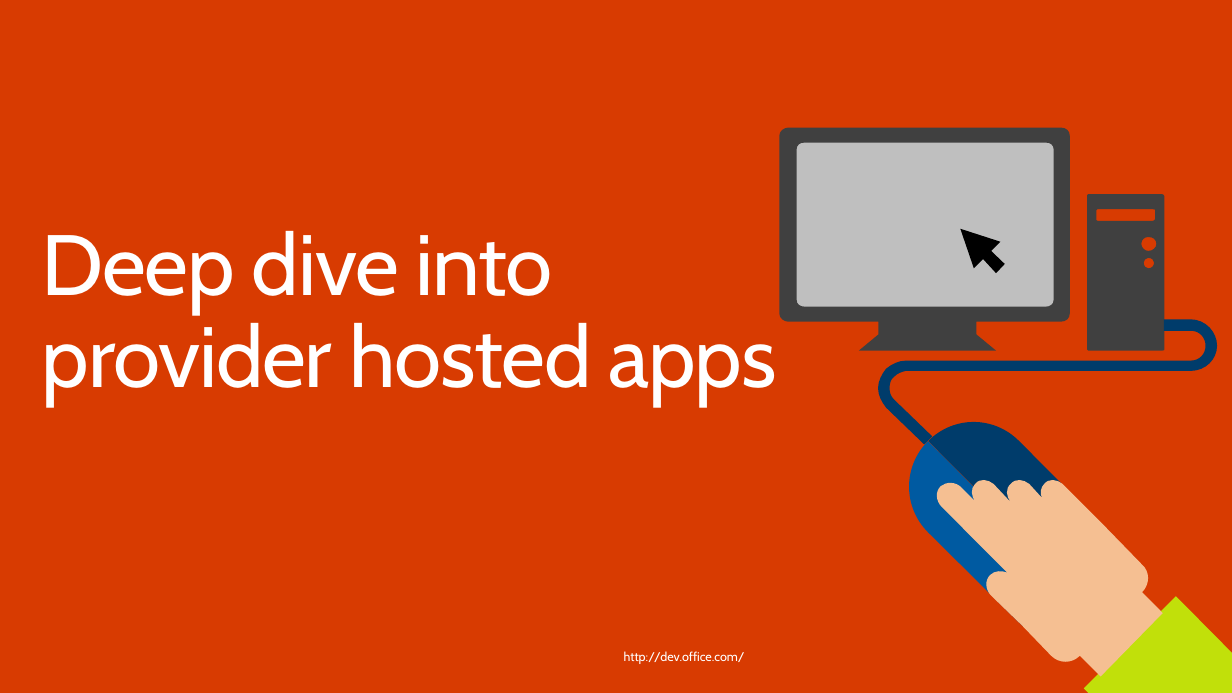
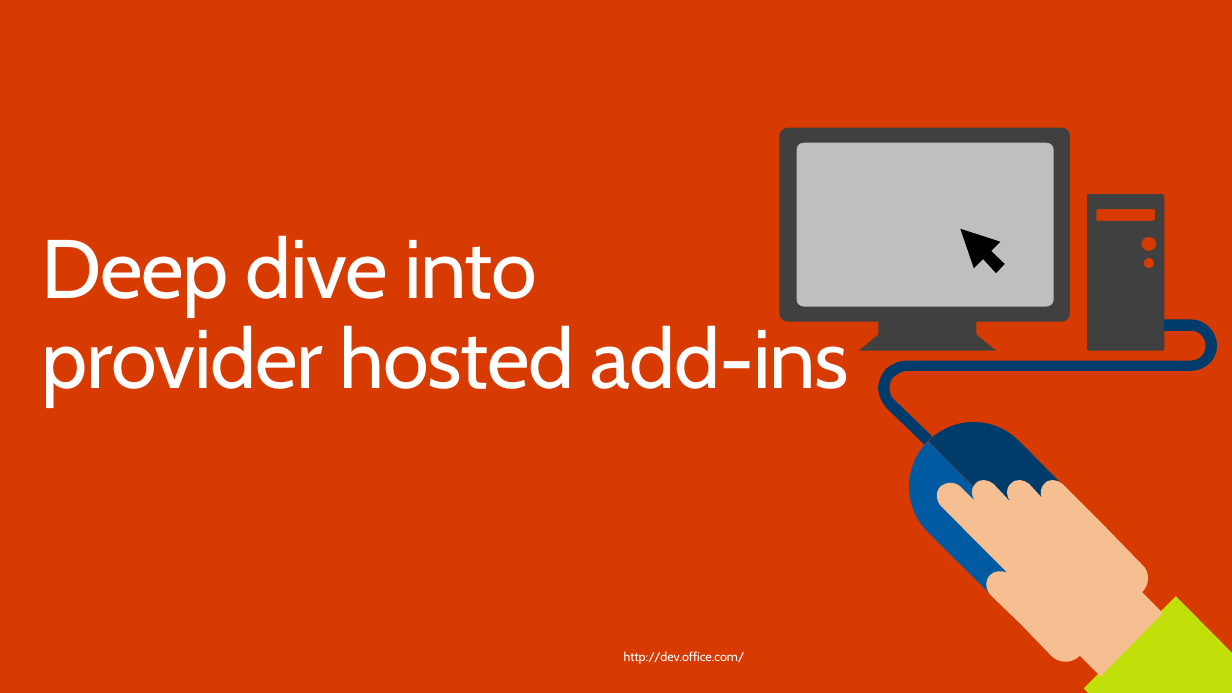
Before and after one commit to OfficeDev/TrainingContent, a slide deck: slide 2 of O3652/O3652-6 Deep Dive into Provider Hosted Add-ins/O3652-6 Deep Dive into Provider Hosted Apps.pptx. Drawn at 1232x693 pixels with LibreOffice and Linux fonts; fonts in the diff are those of the drawing; background and template pictures are left out. Boxes give left, top, right and bottom in pixels: in the first picture for what was removed or moved away, otherwise in the second. Text is boxed around its words. In the diff, an @@ line names an element or a change of style, - is before the commit and + after.

```diff
--- a/O3652/O3652-6 Deep Dive into Provider Hosted Add-ins/O3652-6 Deep Dive into Provider Hosted Apps.pptx
+++ b/O3652/O3652-6 Deep Dive into Provider Hosted Add-ins/O3652-6 Deep Dive into Provider Hosted Apps.pptx
@@ title at [42,235,849,406]: text changed; size 68 to 66 pt @@
-Deep dive into
-provider hosted apps
+Deep dive into
+provider hosted add-ins
```
Also in this commit, not shown: 16 other slides changed, 1 slide added, 3 slides removed.
